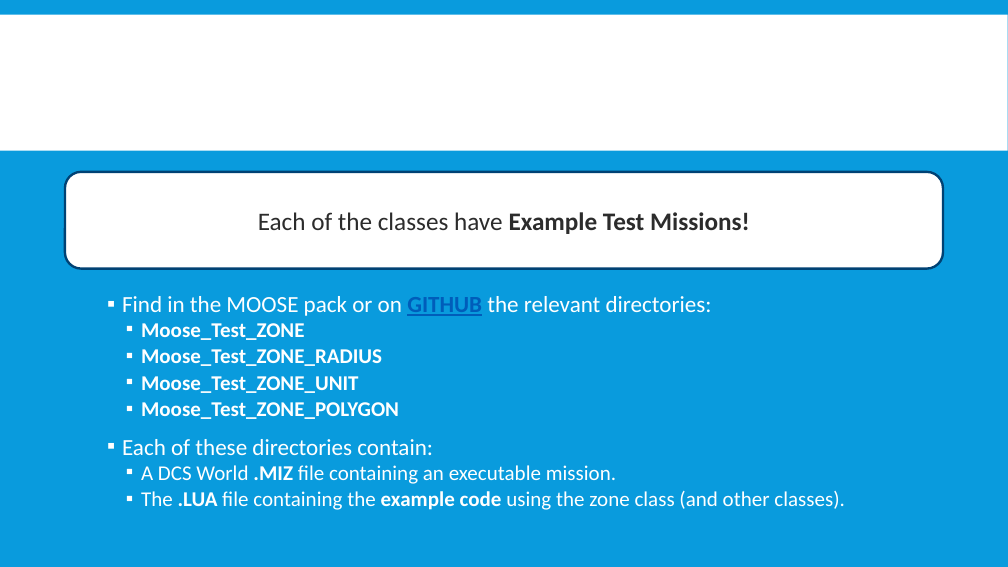
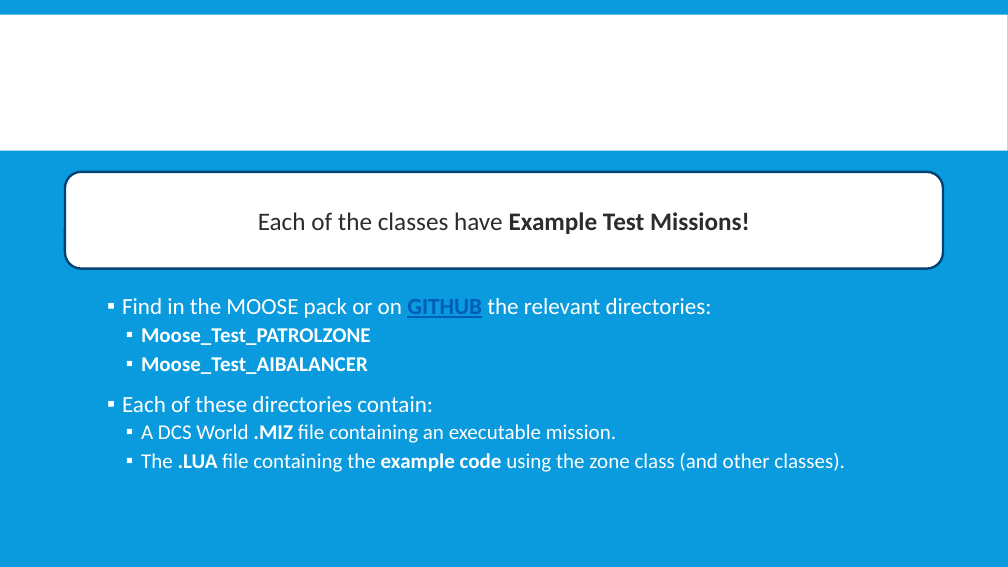
Before and after one commit to FlightControl-Master/MOOSE, a slide deck: slide 28 of Moose Training/Presentations/DCS World - MOOSE - AI Balancer.pptx (slide 24 before the commit). Drawn at 1008x567 pixels with LibreOffice and Linux fonts; fonts in the diff are those of the drawing; background and template pictures are left out. Boxes give left, top, right and bottom in pixels: in the first picture for what was removed or moved away, otherwise in the second. Text is boxed around its words. In the diff, an @@ line names an element or a change of style, - is before the commit and + after.

Commit message:
Finalized the AIBALANCER class + PATROLZONE class

```diff
--- a/Moose Training/Presentations/DCS World - MOOSE - AI Balancer.pptx
+++ b/Moose Training/Presentations/DCS World - MOOSE - AI Balancer.pptx
@@ text at [122,298,845,472]: line spacing 0.8 to 0.9 @@
@@ text at [141,328,371,374]: text changed @@
-  ▪ Moose_Test_ZONE
-  ▪ Moose_Test_ZONE_RADIUS
-  ▪ Moose_Test_ZONE_UNIT
-  ▪ Moose_Test_ZONE_POLYGON
+  ▪ Moose_Test_PATROLZONE
+  ▪ Moose_Test_AIBALANCER
```
Also in this commit, not shown: 11 other slides changed, 16 slides added, 12 slides removed, 31 other files.
